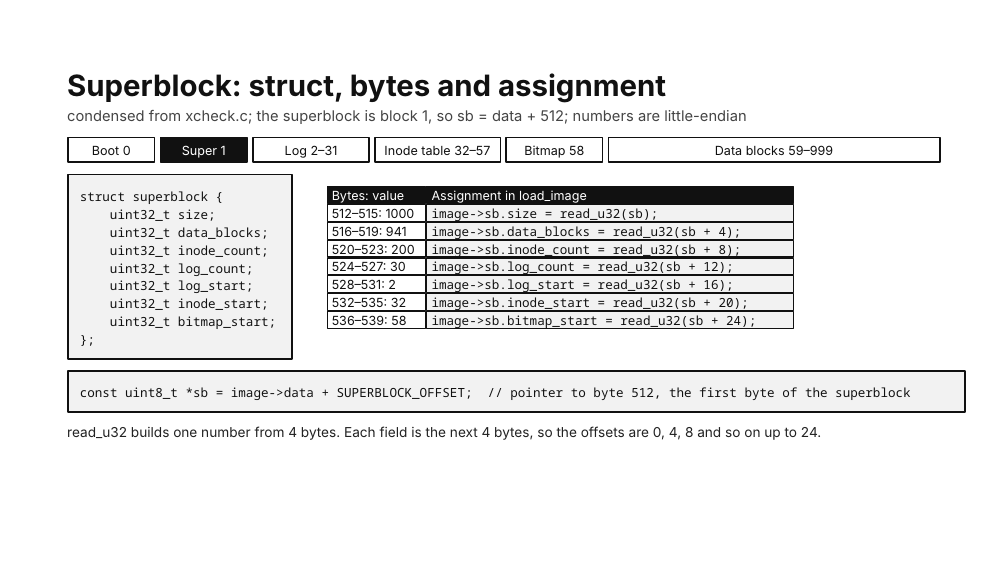
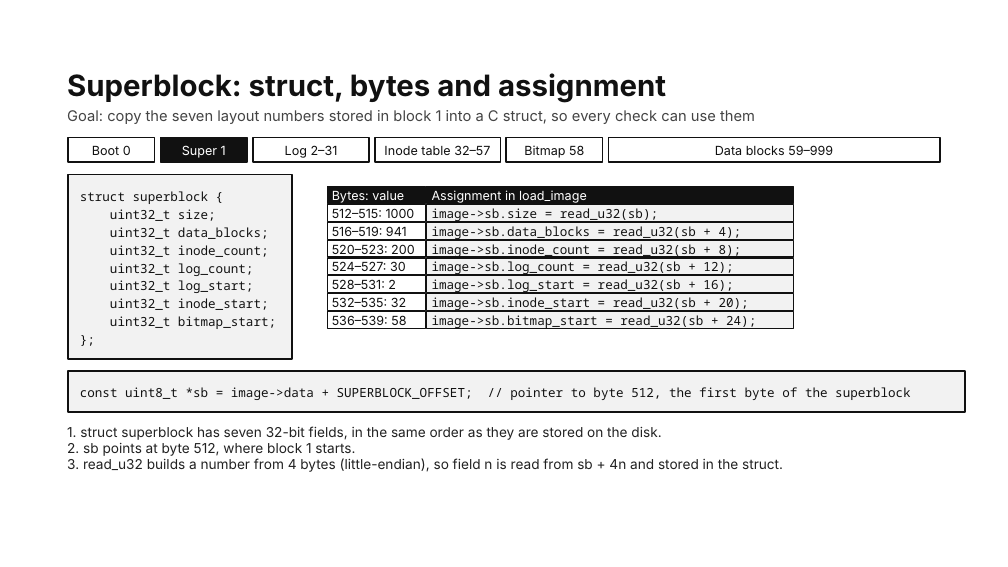
Before and after one commit to ButWhySo/os-xcheck, a slide deck: slide 5 of xcheck.pptx. Drawn at 1008x567 pixels with LibreOffice and Linux fonts; fonts in the diff are those of the drawing; background and template pictures are left out. Boxes give left, top, right and bottom in pixels: in the first picture for what was removed or moved away, otherwise in the second. Text is boxed around its words. In the diff, an @@ line names an element or a change of style, - is before the commit and + after.

Commit message:
Updated slide deck

```diff
--- a/xcheck.pptx
+++ b/xcheck.pptx
@@ text at [67, 110, 755, 124]: text changed @@
-condensed from xcheck.c; the superblock is block 1, so sb = data + 512; numbers are little-endian
+Goal: copy the seven layout numbers stored in block 1 into a C struct, so every check can use them
@@ text at [67, 426, 661, 440]: text changed @@
-read_u32 builds one number from 4 bytes. Each field is the next 4 bytes, so the offsets are 0, 4, 8 and so on up to 24.
+1. struct superblock has seven 32-bit fields, in the same order as they are stored on the disk.
@@ text added at [67, 443, 355, 456], 13 pt, text #222222 @@
+2. sb points at byte 512, where block 1 starts.
@@ text added at [67, 458, 783, 472], 13 pt, text #222222 @@
+3. read_u32 builds a number from 4 bytes (little-endian), so field n is read from sb + 4n and stored in the struct.
```
Also in this commit, not shown: 6 other slides changed.
